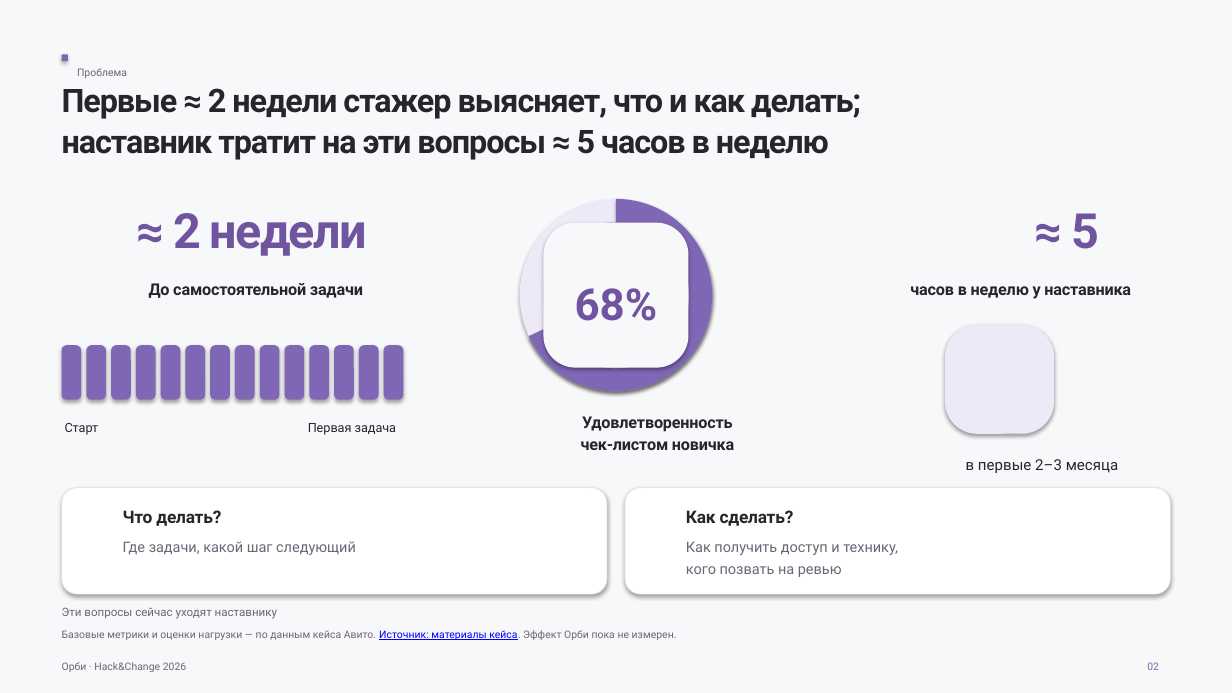
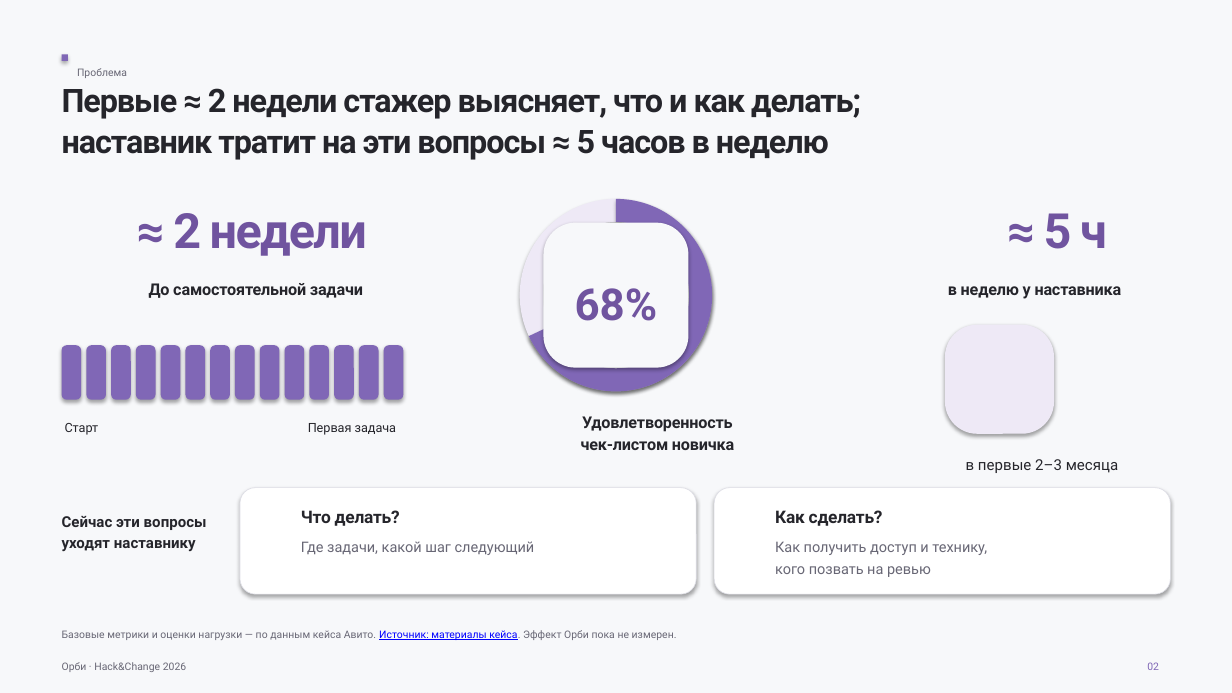
Before and after one commit to luhgeek1/avito-helpus, a slide deck: slide 2 of docs/presentation/orbi-presentation.pptx. Drawn at 1232x693 pixels with LibreOffice and Linux fonts; fonts in the diff are those of the drawing. Boxes give left, top, right and bottom in pixels: in the first picture for what was removed or moved away, otherwise in the second. Text is boxed around its words. In the diff, an @@ line names an element or a change of style, - is before the commit and + after.

Commit message:
docs: tidy slide 2 and 3 details
The intern questions get a proper row label, the mentor load shows its
unit, comparison rows no longer split words, and the donut chart has a
readable accessible label.

```diff
--- a/docs/presentation/orbi-presentation.pptx
+++ b/docs/presentation/orbi-presentation.pptx
@@ text at [1044,213,1107,249]: text changed @@
-≈ 5
+≈ 5 ч
@@ text at [948,286,1122,299]: text changed @@
-часов в неделю у наставника
+в неделю у наставника
@@ rounded rectangle: place and size @@
-rounded rectangle at [62,488,607,594]
+rounded rectangle at [240,488,697,594]
@@ text "Что делать?": place and size @@
-text "Что делать?" at [123,510,221,526]
+text "Что делать?" at [301,510,400,526]
@@ rounded rectangle: place and size @@
-rounded rectangle at [625,488,1170,594]
+rounded rectangle at [714,488,1171,594]
@@ text "Как сделать?": place and size @@
-text "Как сделать?" at [686,510,794,526]
+text "Как сделать?" at [775,510,883,526]
@@ text at [62,516,207,551]: text changed; size 9 to 11.7 pt; text colour #686775 to #25252B; bold on @@
-Эти вопросы сейчас уходят наставнику
+Сейчас эти вопросы уходят наставнику
@@ text "Где задачи, какой шаг следующий": place and size @@
-text "Где задачи, какой шаг следующий" at [123,541,356,555]
+text "Где задачи, какой шаг следующий" at [301,541,535,555]
@@ text "Как получить доступ и технику,": place and size @@
-text "Как получить доступ и технику," at [686,541,898,577]
+text "Как получить доступ и технику," at [775,541,987,577]
```
Also in this commit, not shown: 2 other files.
